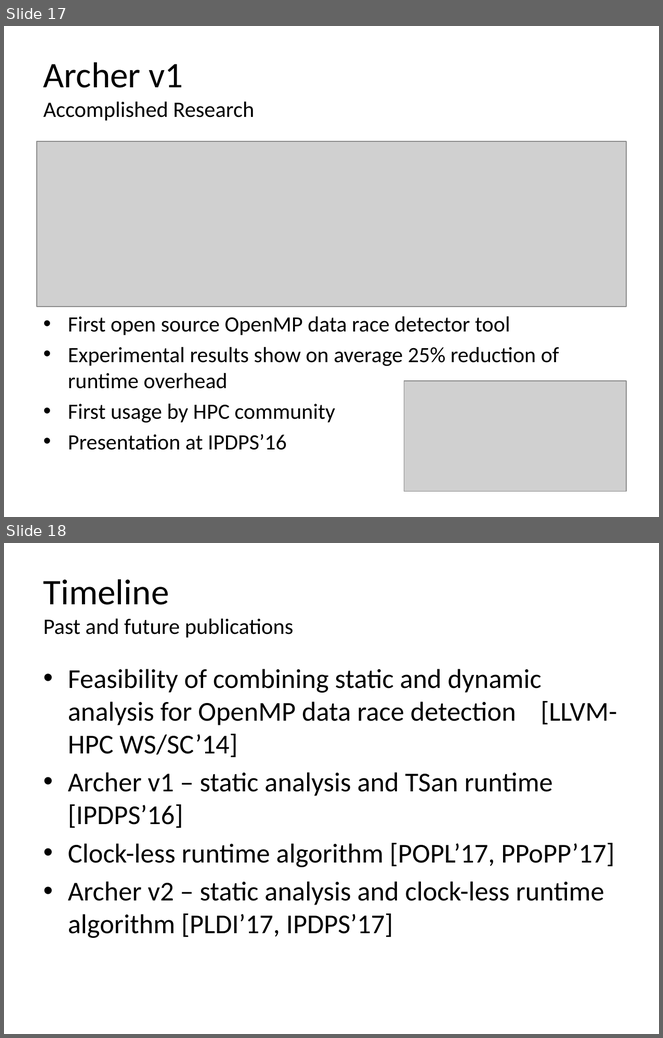
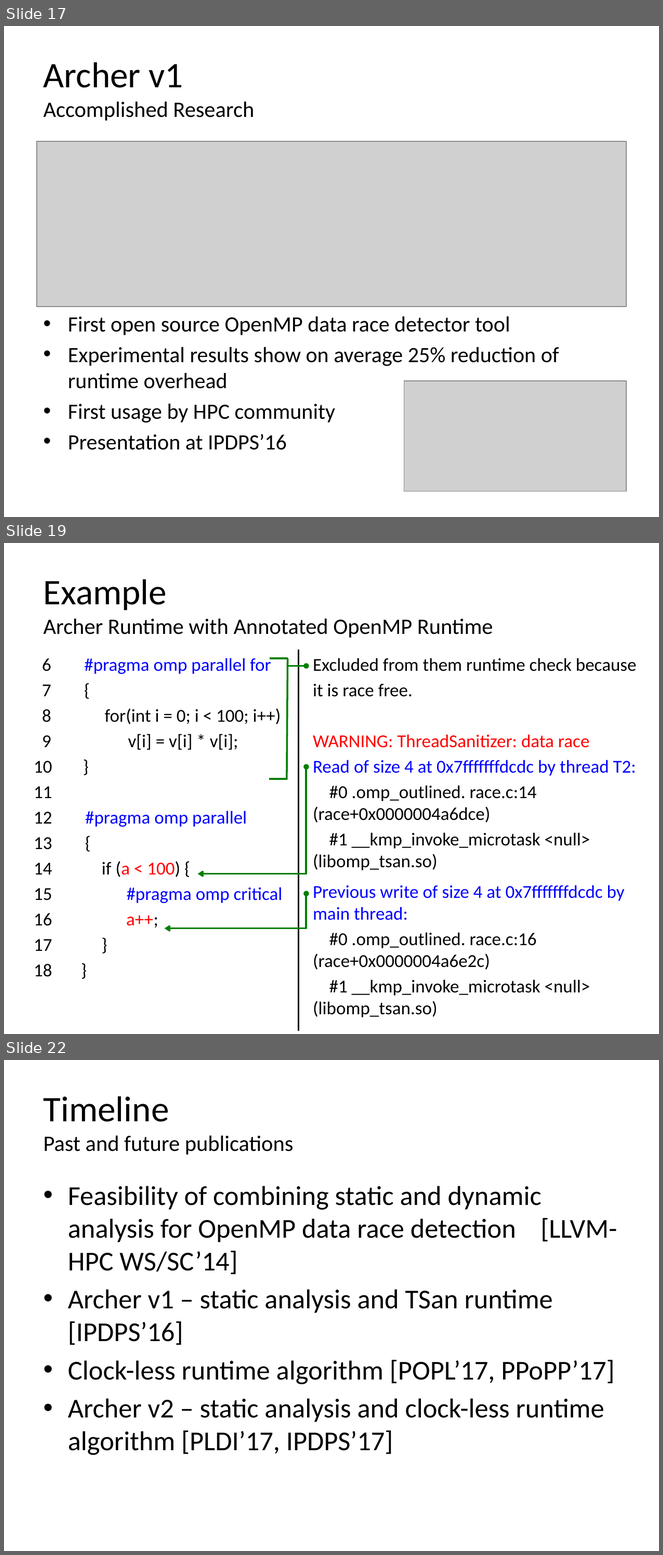
Before and after one commit to simoatze/oral_qualifier, a slide deck: presentation/presentation.pptx. Shown one above the other, each under a label of ours: slides 17 and 18 before the commit, slides 17, 19 and 22 after it; the slides between them are not shown. The pictures are 663x1038 and 663x1555 pixels, drawn with LibreOffice and Linux fonts; fonts in the diff are those of the drawing; grey boxes stand for pictures. Boxes give left, top, right and bottom in pixels: in the first picture for what was removed or moved away, otherwise in the second. Text is boxed around its words. In the diff, an @@ line names an element or a change of style, - is before the commit and + after.

Commit message:
work in progress presentation:

```diff
--- a/presentation/presentation.pptx
+++ b/presentation/presentation.pptx
@@ slide 19 added at box(4, 543, 659, 1034), background #FFFFFF @@
@@ title added at box(44, 579, 493, 638), 24.3 pt, text #000000 @@
+Example
+Archer Runtime with Annotated OpenMP Runtime
@@ line added from (299, 650) to (299, 1031), #000000 2 pt @@
@@ text added at box(42, 657, 283, 928), 20 pt, text #000000 @@
+6 #pragma omp parallel for
+7 {
+8 for(int i = 0; i < 100; i++)
+9 v[i] = v[i] * v[i];
+10 }
+11
+12 #pragma omp parallel
+13 {
+14 if (a < 100) {
+15 #pragma omp critical
+16 a++;
+17 }
+18 }
@@ line added from (288, 658) to (270, 658), #008000 2 pt @@
@@ line added from (288, 658) to (287, 780), #008000 2 pt @@
@@ arrow added from (288, 666) to (306, 666), #008000 2 pt @@
@@ text added at box(313, 658, 637, 1018), 20 pt, text #000000 @@
+Excluded from them runtime check because
+it is race free.
+WARNING: ThreadSanitizer: data race
+Read of size 4 at 0x7fffffffdcdc by thread T2:
+#0 .omp_outlined. race.c:14 (race+0x0000004a6dce)
+#1 __kmp_invoke_microtask <null> (libomp_tsan.so)
+Previous write of size 4 at 0x7fffffffdcdc by main thread:
+#0 .omp_outlined. race.c:16 (race+0x0000004a6e2c)
+#1 __kmp_invoke_microtask <null> (libomp_tsan.so)
@@ elbow double arrow added from (306, 767) to (198, 874), #008000 2 pt @@
@@ line added from (287, 779) to (269, 779), #008000 2 pt @@
@@ elbow double arrow added from (306, 893) to (165, 929), #008000 2 pt @@
@@ what was slide 18 is now slide 22 @@
```
Also in this commit, not shown: 3 other slides added.
